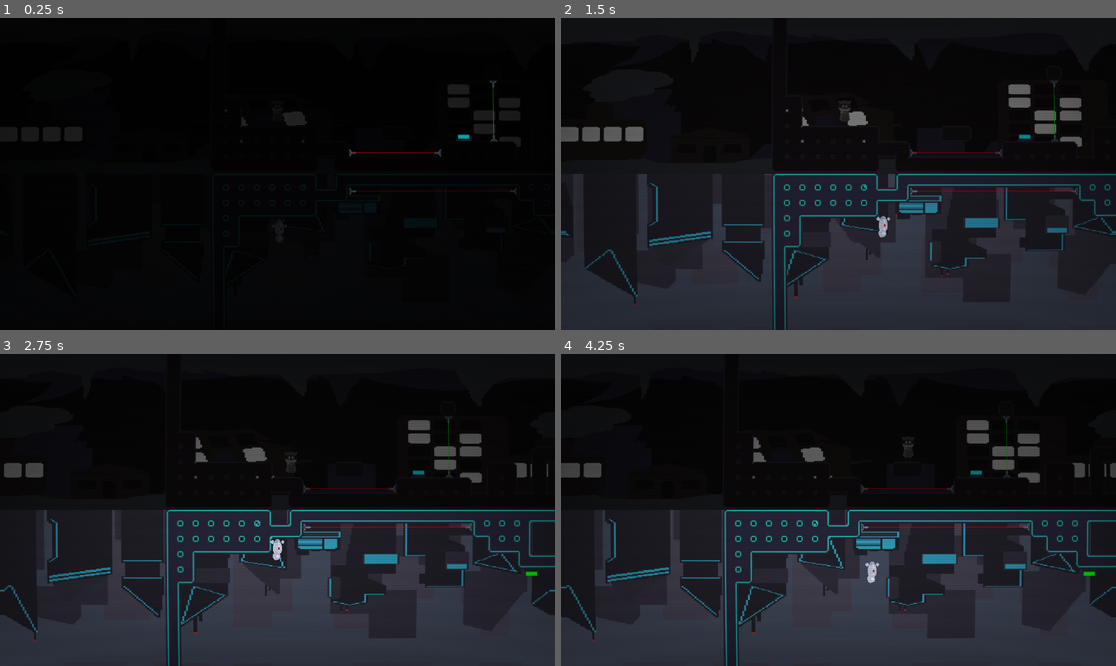
Above: before the commit, frames 1-4 (two rows, left to right).
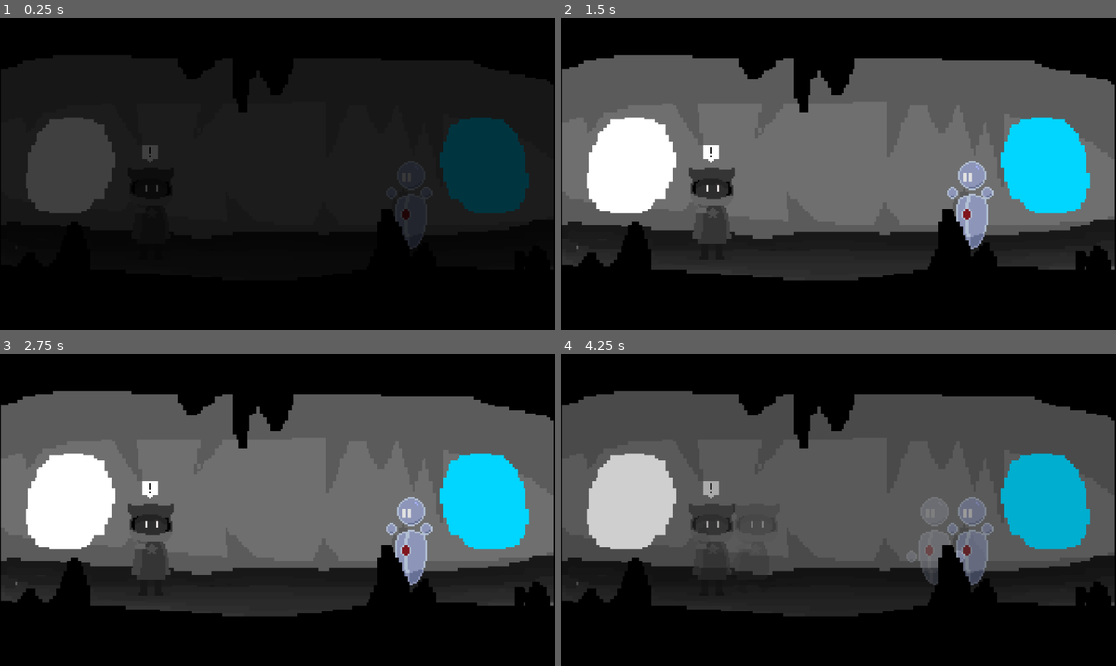
Above: after the commit, the same moments.

Repository: miniaturity/campfire-nyc
Game: Godot game, scene res://scenes/levels/Final.tscn
Two runs of this game, one before a commit and one after it. Both use one fixed random seed, a clock stepped at 60 frames per second and the inputs below. Before the commit the project starts from res://scenes/levels/level1.tscn.
Inputs:
- Up to frame 1 (0.25 s): no input
- Up to frame 2 (1.5 s): hold E (switch_controls) 0.53-1.28 s; hold D (move_right) from 0.53 s (still down); tap Space (jump) at 0.77 s; tap E (switch_controls) at 1.35 s
- Up to frame 3 (2.75 s): tap Space (jump) at 1.52 s; release D (move_right) at 2.03 s; hold A (move_left) from 2.03 s (still down); hold E (switch_controls) from 2.03 s (still down)
- Up to frame 4 (4.25 s): tap Enter at 2.75 s; release A (move_left) at 2.78 s; release E (switch_controls) at 2.78 s; hold D (move_right) from 2.78 s (still down); tap E (switch_controls) at 2.85 s; tap Space (jump) at 3.02, 3.77 s; hold E (switch_controls) from 3.53 s (still down)

The runs differ from the first frame. In frame 1, 23% of the frame differs, in the area x 0-100%, y 20-75%; in frame 2, 75%; in frame 3, 76%; in frame 4, 76%, in the area x 0-100%, y 11-100%.

Commit message:
Solve merge

Diff:
--- a/project.godot
+++ b/project.godot
@@ -11,7 +11,7 @@
 [application]
 
 config/name="Campfire NYC"
-run/main_scene="uid://cbfuu1cl308vr"
+run/main_scene="uid://dp0vgb7hb13cr"
 config/features=PackedStringArray("4.6", "GL Compatibility")
 run/max_fps=60
 boot_splash/bg_color=Color(0, 0, 0, 1)
--- a/scenes/levels/Final.tscn
+++ b/scenes/levels/Final.tscn
@@ -8,7 +8,7 @@
 [node name="Final" type="Node2D" unique_id=692915482]
 script = ExtResource("1_j3ipu")
 images = Array[Texture2D]([ExtResource("1_srast"), ExtResource("3_lrtgh"), ExtResource("4_ly18l")])
-delay = 2.0
+delay = 3.0
 fade_duration = 1.0
 
 [node name="Camera2D" type="Camera2D" parent="." unique_id=1235041225]
--- a/scenes/levels/levelA.tscn
+++ b/scenes/levels/levelA.tscn
@@ -2,7 +2,6 @@
 
 [ext_resource type="Script" path="res://src/level_handler.gd" id="1_vey2w"]
 [ext_resource type="PackedScene" uid="uid://ciij655t4a71r" path="res://objects/all_level_UI.tscn" id="2_4sjx1"]
-[ext_resource type="PackedScene" path="res://scenes/levels/level2.tscn" id="2_dtyb5"]
 [ext_resource type="PackedScene" path="res://objects/level_camera.tscn" id="3_1dn6v"]
 [ext_resource type="PackedScene" path="res://objects/skies.tscn" id="4_dtyb5"]
 [ext_resource type="TileSet" uid="uid://d2pd1k3fnvsyt" path="res://assets/starvia_world/starvia_tileset.tres" id="5_vxper"]
@@ -17,7 +16,7 @@
 [node name="Level2" type="Node2D" unique_id=1116204900]
 texture_filter = 1
 script = ExtResource("1_vey2w")
-next_scene = ExtResource("2_dtyb5")
+next_scene = null
 
 [node name="AllLevelUi" parent="." unique_id=523024520 instance=ExtResource("2_4sjx1")]
 visible = false
--- a/src/laser.gd
+++ b/src/laser.gd
@@ -34,8 +34,6 @@
 	line_2d.add_point(raycast.target_position)
 
 func _physics_process(_delta: float) -> void:
-	if line_2d.points.size() != 2 || line_2d.points[1] == Vector2(0, 0) || !blockable: return
-
 	var collider = raycast.get_collider()
 	line_2d.set_point_position(1, to_local(raycast.get_collision_point()))
 	if not (collider is Node2D): return
